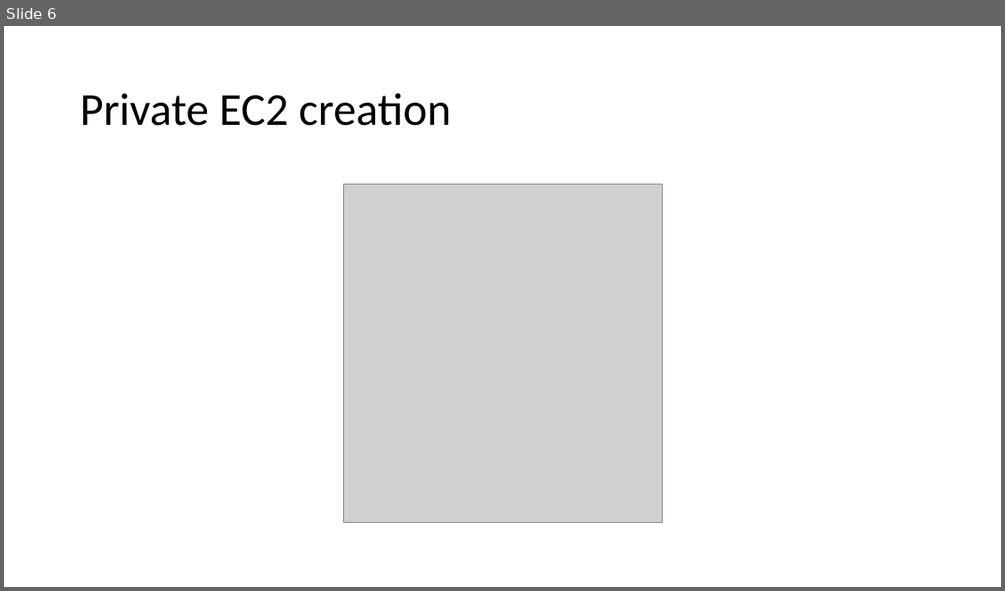
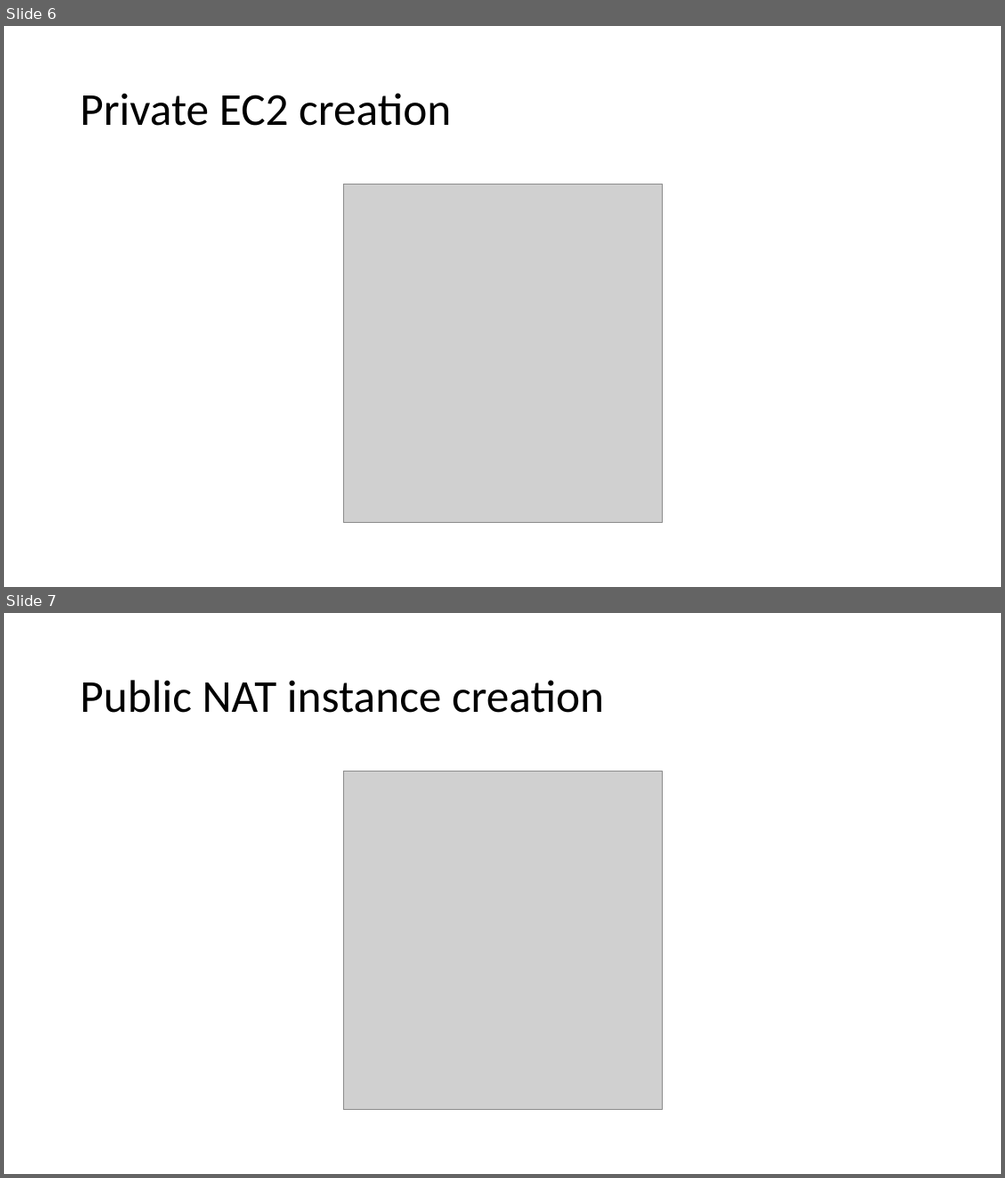
Before and after one commit to AnthonyDSTI/AWS-training, a slide deck: AWS_topo_1-bastion.pptx. Shown one above the other, each under a label of ours: slide 6 before the commit, slides 6 and 7 after it. The pictures are 1005x591 and 1005x1178 pixels, drawn with LibreOffice and Linux fonts; fonts in the diff are those of the drawing; grey boxes stand for pictures. Boxes give left, top, right and bottom in pixels: in the first picture for what was removed or moved away, otherwise in the second. Text is boxed around its words. In the diff, an @@ line names an element or a change of style, - is before the commit and + after.

```diff
--- a/AWS_topo_1-bastion.pptx
+++ b/AWS_topo_1-bastion.pptx
@@ slide 7 added at <box>4,613,1001,1174</box>, background #FFFFFF @@
@@ title added at <box>80,680,604,713</box>, 44 pt, text #000000 @@
+Public NAT instance creation
@@ picture added at <box>343,771,662,1110</box> @@
```
Also in this commit, not shown: 1 slide changed, 2 other slides added.
